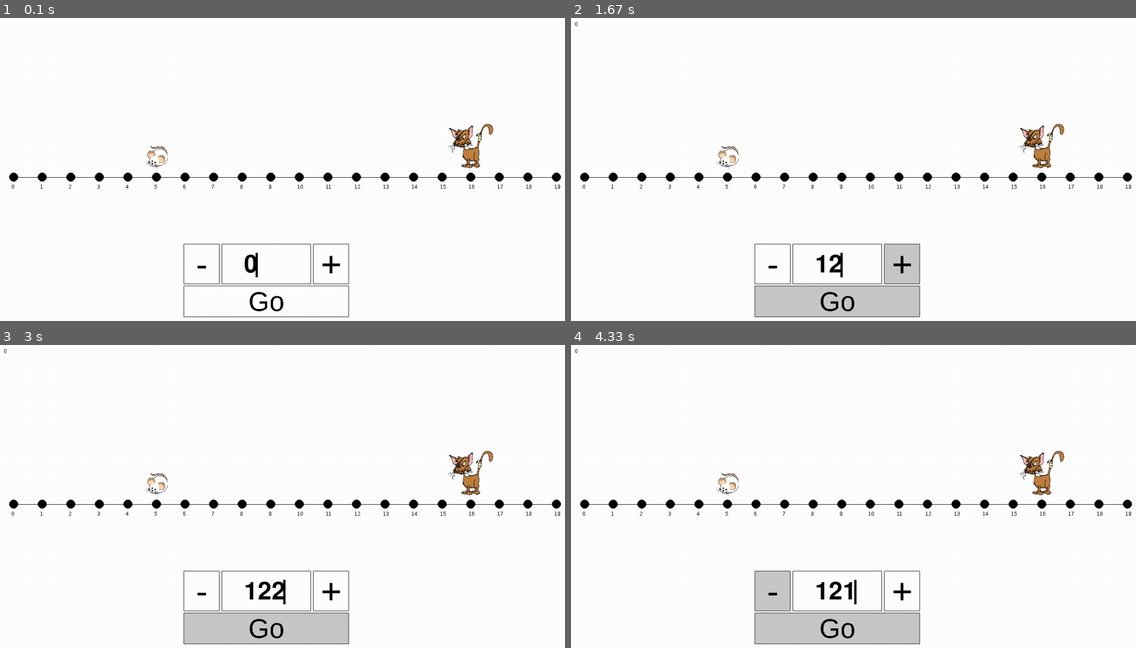
Above: before the commit, frames 1-4 (two rows, left to right).
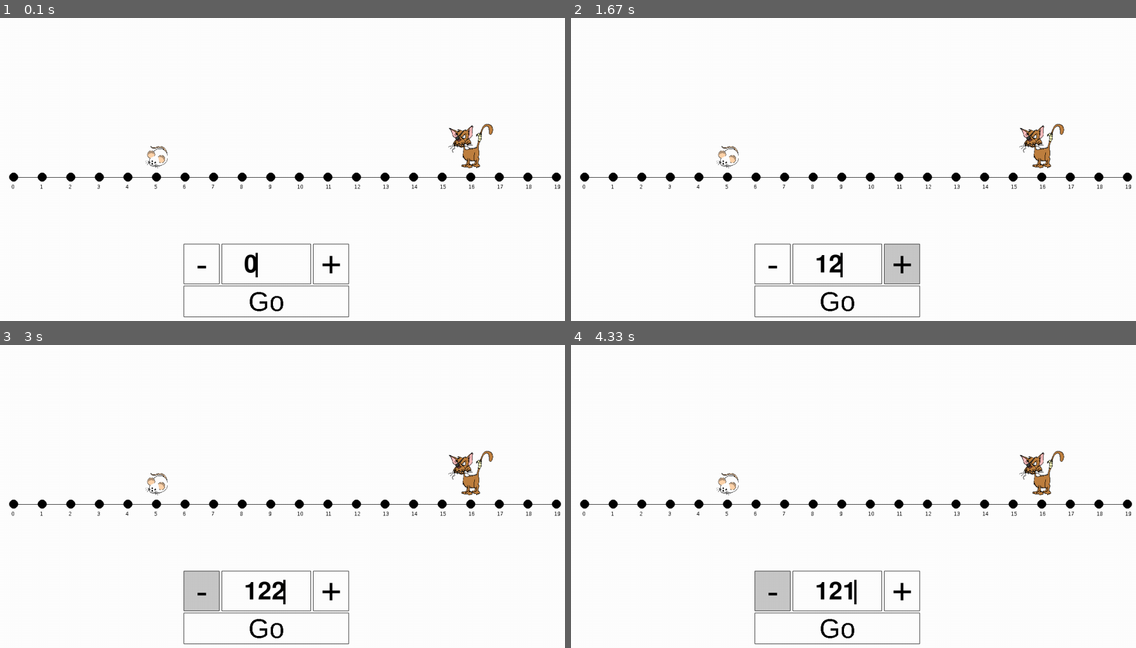
Above: after the commit, the same moments.

Repository: jpazer/KittyCount
Game: pygame game, started from KittyCount.activity/main.py
The game is run twice, just before and just after one commit, with the same random seed, the same clock (stepped at 60 frames per second) and the same inputs.
Inputs (mouse positions are in pixels of both pictures, inside the frame that each line leads up to):
- Up to frame 1 (0.1 s): no input
- Up to frame 2 (1.67 s): click "Go" at 0.38 s; click "+" at 0.72 s; hold Right 1-1.47 s; tap 2 at 1.15 s; hold Right from 1.55 s (still down)
- Up to frame 3 (3 s): tap 1 at 1.7 s; release Right at 2.02 s; hold Left 2.05-2.58 s; tap 0 at 2.2 s; move the mouse to (339, 575) at 2.62 s; click (339, 575) at 2.67 s
- Up to frame 4 (4.33 s): click "-" at 3 s; hold Left 3.28-3.68 s; tap 0 at 3.43 s; hold Right from 3.72 s (still down); tap 2 at 3.87 s

The runs differ from the first frame. In frame 1, less than 0.1% of the frame differs, in the area x 25-88%, y 34-50%; in frame 2, 2.8%; in frame 3, 3.6%, in the area x 0-62%, y 1-99%; in frame 4, 2.8%.

Commit message:
Mouse Escapes!!!

Diff:
--- a/KittyCount.activity/source/Button.py
+++ b/KittyCount.activity/source/Button.py
@@ -5,14 +5,13 @@
 class Button:
     color = (255, 255, 255)
 
-    def __init__(self, screen, position, size, text, text_size, action, user_input=False):
+    def __init__(self, screen, position, size, text, text_size, button_type):
         self.screen = screen
         self.position = position  # x, y of button and text
         self.size = size  # w, h of button
         self.text = text  # string
         self.text_size = text_size  # pt size of text
-        self.action = action  # this function can be called once the button is clicked (not implemented)
-        self.user_input = user_input
+        self.button_type = button_type
 
         # make the text surface
         self.text_surface = Utilities.make_text_surface(self.text, self.text_size)
@@ -24,24 +23,26 @@
         self.padding_y = (button_h - text_h)/2
 
     def check_hover(self):
+
         # check if the mouse is in the bounds of this button
         x, y = pygame.mouse.get_pos()
-        if x > self.position[0]:
-            if x < self.position[0] + self.size[0]:
-                if y > self.position[1]:
-                    if y < self.position[1] + self.size[1]:
+        if x > self.position[0] - self.padding_x:
+            if x < self.position[0] - self.padding_x + self.size[0]:
+                if y > self.position[1] - self.padding_y:
+                    if y < self.position[1] - self.padding_y + self.size[1]:
                         return True
         return False
 
     def display(self, events):
         # if the button is clicked toggle the color
+        if self.check_hover():
+                self.color = (200, 200, 200)
+        else:
+            self.color = (255, 255, 255)
+
         if self.check_button_pressed(events):
-            if self.user_input != False:
-                self.action(self.screen, self.user_input)
-            if self.color == (200, 200, 200):
-                self.color = (255, 255, 255)
-            else:
-                self.color = (200, 200, 200)
+            pygame.event.post(pygame.event.Event(pygame.USEREVENT, button_type=self.button_type))
+
 
         # background of button
         pygame.draw.rect(self.screen, self.color,
--- a/KittyCount.activity/source/Character.py
+++ b/KittyCount.activity/source/Character.py
@@ -9,6 +9,7 @@
     imageWidth = 10  # width of the image
     screen = 0  # screen to display on
     positions = []  # array of circle positions
+    currentPosition = 0
     x = 0  # x position of character
     y = 0  # y position of character
 
@@ -19,7 +20,6 @@
         self.imageWidth = _image_width
         self.screen = screen
         self.img = pygame.image.load(self.displayImage)
-        self.set_position(other_character_x)
 
     def get_x_pos(self):
         return self.x
@@ -39,17 +39,29 @@
     def set_image_width(self, _image_width):
         self.imageWidth = _image_width
 
-    def set_position(self, _other_character_x):
+    def update_position(self, new_pos):
+        pygame.draw.rect(self.screen, (255, 255, 255), (self.x, self.y, self.imageWidth, self.imageHeight), 0)
+
+        self.currentPosition = new_pos
+        x, y = self.positions[self.currentPosition]
+        self.set_x_pos(x - (self.imageWidth / 2))
+        self.set_y_pos(y - (self.imageHeight + 20))
+        self.display()
+
+    def set_random_position(self, _other_character_position):
         rand = random.randint(0, (len(self.positions) - 1))
-        valid = False
 
-        while not valid:
-            x, y = self.positions[rand]
-            self.set_x_pos(x - (self.imageWidth / 2))
-            self.set_y_pos(y - (self.imageHeight + 20))
-            print(x)
-            if x != _other_character_x:
-                valid = True
+        if rand != _other_character_position:
+            self.update_position(rand)
+            return rand
+        else:
+            self.set_random_position(_other_character_position)
 
     def display(self):
         self.screen.blit(pygame.transform.scale(self.img, (self.imageHeight, self.imageWidth)), (self.x, self.y))
+
+    def move(self, _num):
+        if self.currentPosition + _num >= 0 and self.currentPosition <= len(self.positions):
+            self.currentPosition += _num
+            self.update_position(self.currentPosition)
+            return self.currentPosition
--- a/KittyCount.activity/source/GameController.py
+++ b/KittyCount.activity/source/GameController.py
@@ -23,12 +23,24 @@
 
         # display cat
         self.cat = Character(self.number_line.circle_pos, "../Assets/cat1.png", 100, 100, self.screen)
+        self.cat_position = self.cat.set_random_position(-1)
         self.cat.display()
 
         # display mouse
         self.mouse = Character(self.number_line.circle_pos, "../Assets/mouse3.png", 50, 50, self.screen, self.cat.get_x_pos())
+        self.mouse_position = self.mouse.set_random_position(self.cat_position)
         self.mouse.display()
 
     def loop(self, events):
         # draw UI
         self.ui.display(events)
+
+        for event in events:
+            if event.type == pygame.USEREVENT:
+                if event.button_type == "go":
+                    self.cat_position = self.cat.move(self.ui.user_input.get_input())
+                    self.ui.user_input.clear()
+                    if self.cat_position == self.mouse_position:
+                        self.mouse_position = self.mouse.set_random_position(self.cat_position)
+                        self.cat.display()
+                        print("you caught the mouse!")
--- a/KittyCount.activity/source/UI.py
+++ b/KittyCount.activity/source/UI.py
@@ -1,3 +1,4 @@
+import pygame
 from source.UserInput import UserInput
 from source.Button import Button
 from source.Utilities import Utilities
@@ -8,9 +9,10 @@
     def __init__(self, screen, x, y):
         # make UI
         self.user_input = UserInput(screen, (x + 108, y + 20))
-        self.button_add = Button(screen, (x + 280, y), (80, 90), "+", 80, self.add, self.user_input)
-        self.button_sub = Button(screen, (x, y), (80, 90), "-", 80, self.sub, self.user_input)
-        self.button_go = Button(screen, (x + 118, y + 95), (370, 70), "Go", 60, self.submit, self.user_input)
+        self.button_add = Button(screen, (x + 280, y), (80, 90), "+", 80, "add")
+        self.button_sub = Button(screen, (x, y), (80, 90), "-", 80, "sub")
+        self.button_go = Button(screen, (x + 118, y + 95), (370, 70), "Go", 60, "go")
+        self.screen = screen
 
     def display(self, events):
         # draw UI
@@ -21,12 +23,9 @@
         self.button_sub.display(events)
         self.button_go.display(events)
 
-    def submit(self, screen, user_input):
-        Utilities.show_error(screen, str(user_input.get_input()))
-
-    # make button
-    def add(self, screen, user_input):
-        user_input.add(1)
-
-    def sub(self, screen, user_input):
-        user_input.add(-1)
+        for event in events:
+            if event.type == pygame.USEREVENT:
+                if event.button_type == "add":
+                    self.user_input.add(1)
+                if event.button_type == "sub":
+                    self.user_input.add(-1)
--- a/KittyCount.activity/source/UserInput.py
+++ b/KittyCount.activity/source/UserInput.py
@@ -17,8 +17,7 @@
         self.text_input = TextInput(font_size=self.font_size)
         self.position = position
         # set starting value
-        self.text_input.input_string = "0"
-        self.text_input.cursor_position = 1
+        self.clear()
 
     def display(self, events):
         # background of text box (refreshes)
@@ -58,3 +57,7 @@
     def add(self, num):
         self.text_input.input_string = str(int(self.text_input.input_string) + num)
         self.text_input.cursor_position = len(self.text_input.input_string)
+
+    def clear(self):
+        self.text_input.input_string = "0"
+        self.text_input.cursor_position = 1
